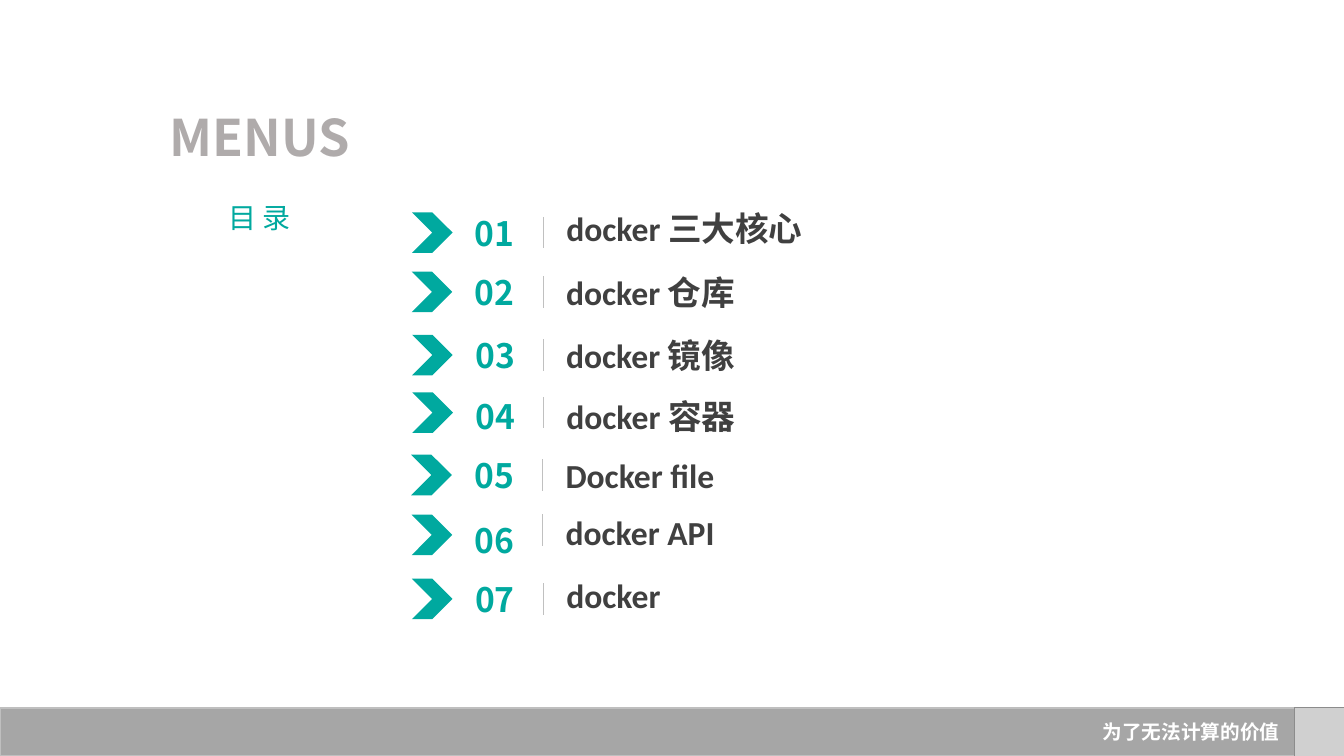
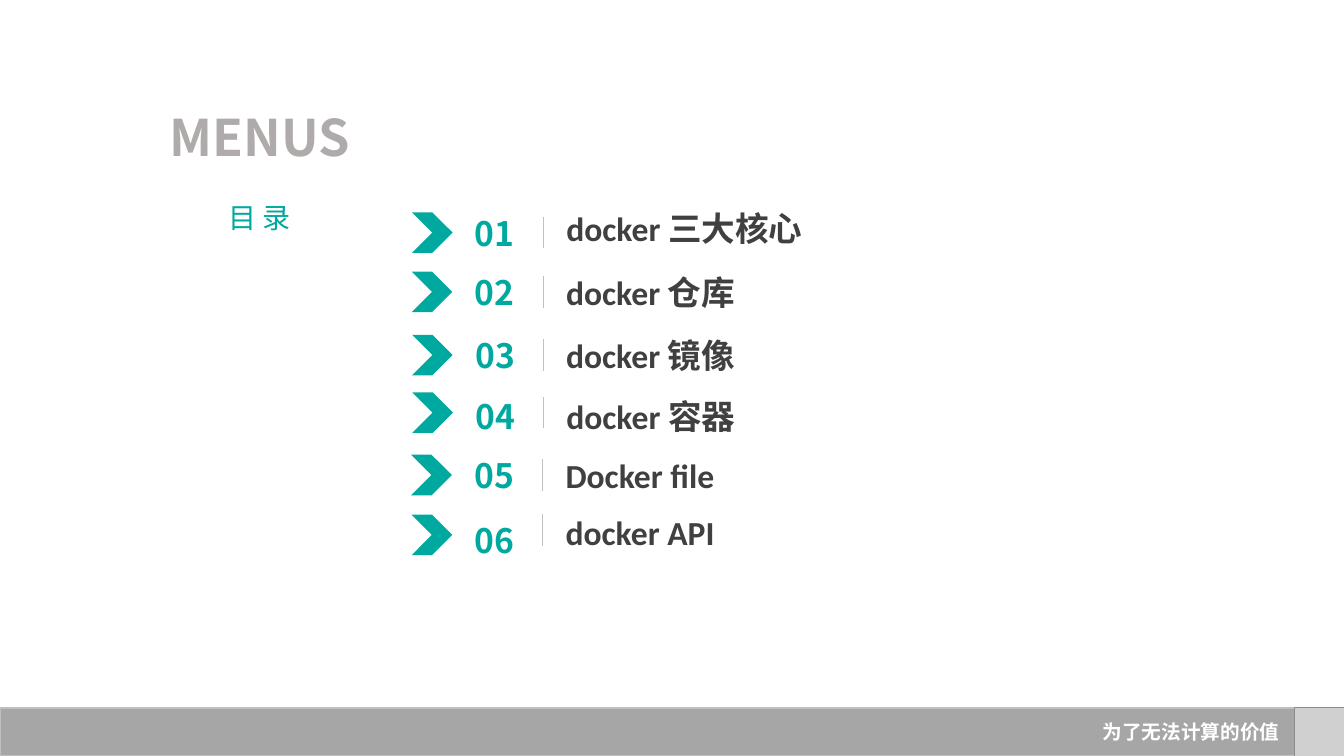
Before and after one commit to Rain-Ricky/TEST1, a slide deck: slide 2 of 3--Docker基础操作.pptx. Drawn at 1344x756 pixels with LibreOffice and Linux fonts; fonts in the diff are those of the drawing; grey boxes stand for pictures; background and template pictures are left out. Boxes give left, top, right and bottom in pixels: in the first picture for what was removed or moved away, otherwise in the second. Text is boxed around its words. In the diff, an @@ line names an element or a change of style, - is before the commit and + after.

```diff
--- a/3--Docker基础操作.pptx
+++ b/3--Docker基础操作.pptx
@@ chevron removed at (x1=412, y1=579, x2=453, y2=619) @@
@@ text removed at (x1=475, y1=586, x2=515, y2=613) @@
-07
@@ line removed from (543, 584) to (543, 615) @@
@@ text removed at (x1=566, y1=584, x2=660, y2=609) @@
-docker
```
Also in this commit, not shown: 1 other slide changed, 1 slide added, 1 other file.
